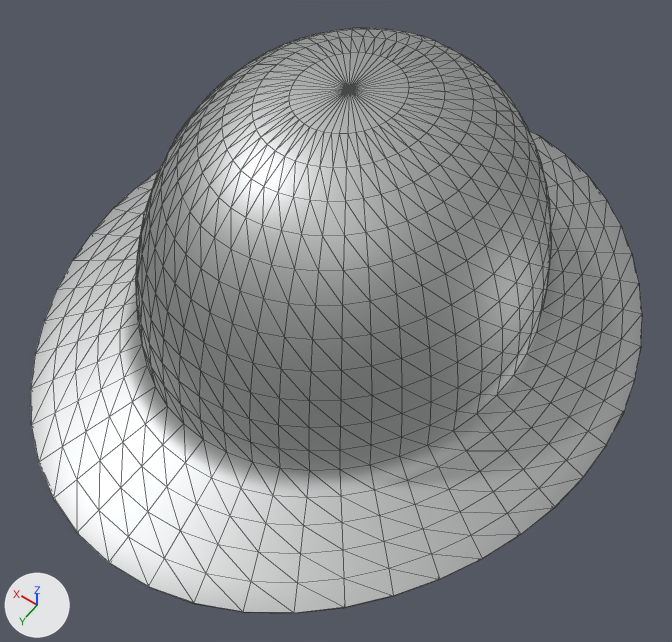
The glTF model assets/equipment/procedural/kettle_hat--worn.glb, before and after one commit.
Both versions are drawn from a camera (50 mm lens) standing at (-0.186, 0.22, 2.029) and looking at (-0.02, -0.012, 1.665). Every picture has the same lights, and +X, +Y and +Z are marked at lower left. The older version comes first. Mesh edges are drawn as thin lines. Vertices at exactly the same position are counted once.

Before the edit, the objects in view are built like this:
```python
mat_kettle_hat = principled_material('Kettle hat')
mat_kettle_hat.base_color = (0.553, 0.564, 0.564)  # light grey #c4c6c6
mat_kettle_hat.metallic = 1.0
mat_kettle_hat.roughness = 0.58
me_kettle_hat = bpy.data.meshes.new('Kettle hat')
me_kettle_hat.from_pydata(...)  # 1634 vertices, 3264 faces; spans x -0.158..0.158, y -0.238..0.138, z 1.625..1.772
me_kettle_hat.materials.append(mat_kettle_hat)  # light grey #c4c6c6
ob_kettle_hat = bpy.data.objects.new('Kettle hat', me_kettle_hat)
ob_kettle_hat.location = (0.0, 0.0, 0.0)
```
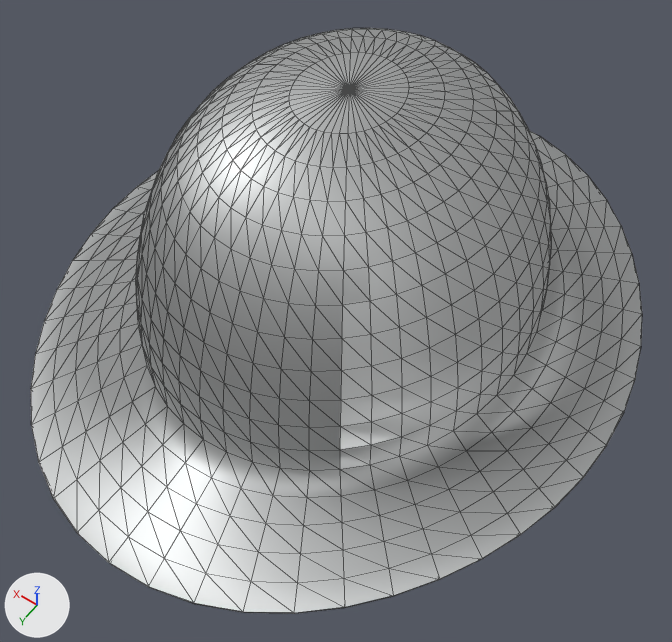
Diff of the bpy script that builds the scene:
```diff
--- a/assets/equipment/procedural/kettle_hat--worn.glb.py
+++ b/assets/equipment/procedural/kettle_hat--worn.glb.py
@@ img_armor_normal_5650461382656bbf7633462ecbc8bb2477a275160921c1a3adc62c9b567b3d2b_png @@
+img_armor_normal_5650461382656bbf7633462ecbc8bb2477a275160921c1a3adc62c9b567b3d2b_png = load_image('armor-normal-5650461382656bbf7633462ecbc8bb2477a275160921c1a3adc62c9b567b3d2b.png', 'armor-normal-5650461382656bbf7633462ecbc8bb2477a275160921c1a3adc62c9b567b3d2b.png', 1024, 1024, 'Non-Color')
@@ mat_kettle_hat @@
 n0 = _N.new('ShaderNodeBsdfPrincipled'); n0.name = 'Principled BSDF'
 n1 = _N.new('ShaderNodeOutputMaterial'); n1.name = 'Material Output'
+n2 = _N.new('ShaderNodeNormalMap'); n2.name = 'Normal Map'
+n2.uv_map = 'UVMap'
+n3 = _N.new('ShaderNodeTexImage'); n3.name = 'Image Texture'
+n3.image = img_armor_normal_5650461382656bbf7633462ecbc8bb2477a275160921c1a3adc62c9b567b3d2b_png
 _L.new(n0.outputs[0], n1.inputs[0])  # 'BSDF' to 'Surface'
+_L.new(n2.outputs[0], n0.inputs[5])  # 'Normal' to 'Normal'
+_L.new(n3.outputs[0], n2.inputs[1])  # 'Color' to 'Color'
@@ me_kettle_hat @@
 me_kettle_hat.from_pydata(...)  # 1634 vertices, 3264 faces; spans x -0.158..0.158, y -0.238..0.138, z 1.625..1.772
 # used by ob_kettle_hat; location = (0.0, 0.0, 0.0)
+# me_kettle_hat part 1: its shading normals changed
 me_kettle_hat.materials.append(mat_kettle_hat)
```

Where the change shows, as pixel boxes (x1, y1, x2, y2) in the pictures (672 x 642 px):
'Kettle hat', surface changed, shading changed
    both: (31, 102, 600, 613)
